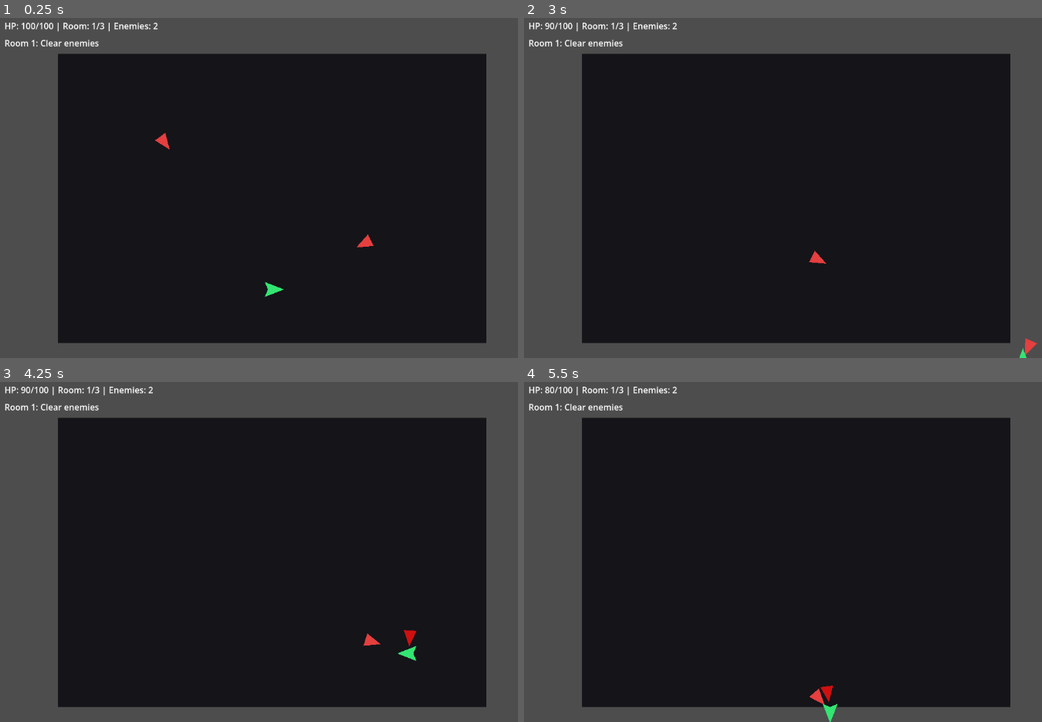
Above: before the commit, frames 1-4 (two rows, left to right).
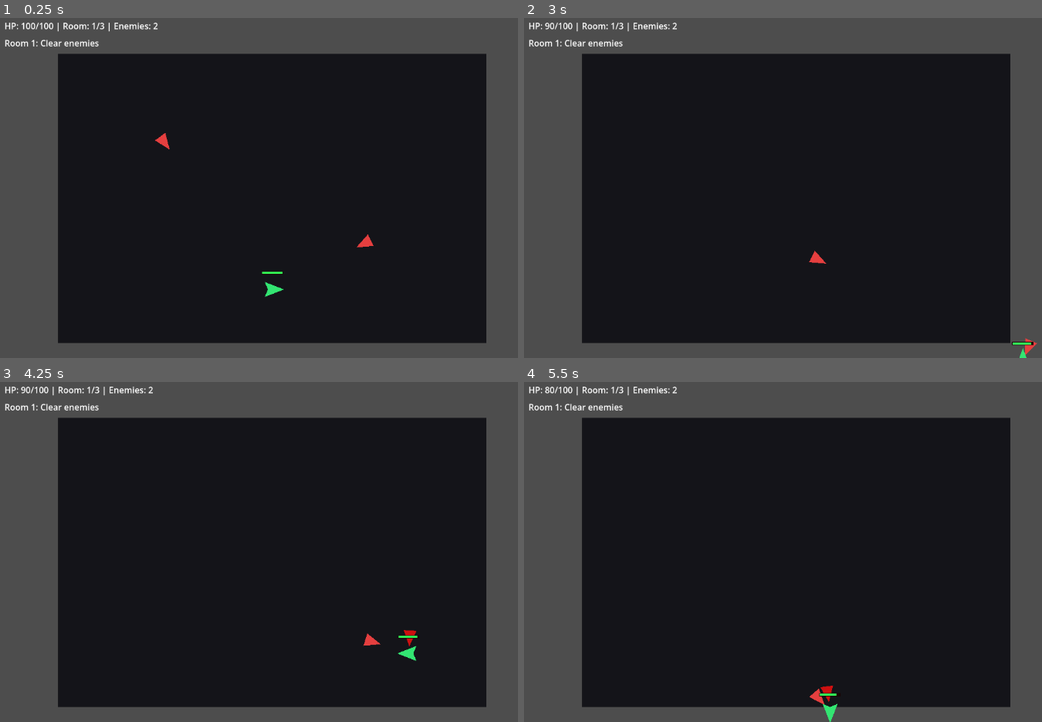
Above: after the commit, the same moments.

Repository: DGoat/Project-A
Game: Godot game, scene res://scenes/Main.tscn
The game is run twice, just before and just after one commit, with the same random seed, the same clock (stepped at 60 frames per second) and the same inputs.
Inputs (mouse positions are in pixels of both pictures, inside the frame that each line leads up to):
- Up to frame 1 (0.25 s): no input
- Up to frame 2 (3 s): move the mouse to (964, 167) at 0.52 s; hold D (move_right) 0.53-1.28 s; click (964, 167) at 0.6 s; move the mouse to (705, 201) at 1.27 s; hold S (move_down) 1.28-2.03 s; click (705, 201) at 1.35 s; move the mouse to (886, 109) at 2.02 s; hold D (move_right) 2.03-2.78 s; tap Space (dash) at 2.1 s; click (886, 109) at 2.3 s; tap Enter at 2.75 s; move the mouse to (793, 252) at 2.77 s; hold W (move_up) from 2.78 s (still down); tap 1 at 2.85 s
- Up to frame 3 (4.25 s): click (269, 616) at 3.05 s; move the mouse to (486, 599) at 3.52 s; release W (move_up) at 3.53 s; hold A (move_left) from 3.53 s (still down); hold 2 from 3.53 s (still down); click (486, 599) at 3.8 s
- Up to frame 4 (5.5 s): move the mouse to (643, 497) at 4.27 s; release 2 at 4.28 s; tap 3 at 4.35 s; click (643, 497) at 4.55 s; move the mouse to (855, 548) at 5.02 s; release A (move_left) at 5.03 s; hold S (move_down) from 5.03 s (still down); click (855, 548) at 5.1 s

The runs differ from the first frame. In frame 1, less than 0.1% of the frame differs, in the area x 50-55%, y 74-76%; in frame 2, less than 0.1%, in the area x 94-99%, y 95-97%; in frame 3, less than 0.1%; in frame 4, less than 0.1%.

Commit message:
Improve player readability in Godot demo

Diff:
--- a/demos/demo-godot-001-action-roguelite/scenes/Player.tscn
+++ b/demos/demo-godot-001-action-roguelite/scenes/Player.tscn
@@ -18,6 +18,25 @@
 [node name="CollisionShape2D" type="CollisionShape2D" parent="."]
 shape = SubResource("CircleShape2D_body")
 
+[node name="HealthBarBg" type="ColorRect" parent="."]
+offset_left = -20.0
+offset_top = -34.0
+offset_right = 20.0
+offset_bottom = -28.0
+color = Color(0.1, 0.02, 0.02, 1)
+
+[node name="HealthBarFill" type="ColorRect" parent="."]
+offset_left = -19.0
+offset_top = -33.0
+offset_right = 19.0
+offset_bottom = -29.0
+color = Color(0.2, 1, 0.35, 1)
+
+[node name="AttackPreview" type="Polygon2D" parent="."]
+visible = false
+color = Color(1, 0.85, 0.2, 0.45)
+polygon = PackedVector2Array(32, 0, 22, -22, -22, -22, -32, 0, -22, 22, 22, 22)
+
 [node name="AttackArea" type="Area2D" parent="."]
 collision_mask = 2
 
--- a/demos/demo-godot-001-action-roguelite/scripts/player.gd
+++ b/demos/demo-godot-001-action-roguelite/scripts/player.gd
@@ -26,11 +26,14 @@
 var dead := false
 
 @onready var body := $Body
+@onready var health_bar_fill := $HealthBarFill
+@onready var attack_preview := $AttackPreview
 @onready var attack_area := $AttackArea
 @onready var attack_shape := $AttackArea/CollisionShape2D
 
 func _ready() -> void:
 	attack_area.body_entered.connect(_on_attack_body_entered)
+	_update_health_bar()
 	health_changed.emit(hp, max_hp)
 
 func _physics_process(delta: float) -> void:
@@ -63,14 +66,19 @@
 func attack() -> void:
 	attack_cooldown_time = attack_cooldown
 	attack_area.position = facing * attack_range
+	attack_preview.position = attack_area.position
+	attack_preview.visible = true
 	attack_shape.disabled = false
 	await get_tree().create_timer(0.08).timeout
 	attack_shape.disabled = true
+	if is_instance_valid(attack_preview):
+		attack_preview.visible = false
 
 func take_damage(amount: int) -> void:
 	if dead:
 		return
 	hp = max(0, hp - amount)
+	_update_health_bar()
 	health_changed.emit(hp, max_hp)
 	if hp == 0:
 		dead = true
@@ -94,6 +102,7 @@
 
 func heal(amount: int) -> void:
 	hp = min(max_hp, hp + amount)
+	_update_health_bar()
 	health_changed.emit(hp, max_hp)
 
 func _on_attack_body_entered(body_node: Node2D) -> void:
@@ -112,5 +121,9 @@
 		heal(heal_on_kill)
 	enemy_killed.emit()
 
+func _update_health_bar() -> void:
+	var ratio := float(hp) / float(max_hp)
+	health_bar_fill.offset_right = -19.0 + 38.0 * ratio
+
 func _update_visuals() -> void:
 	body.rotation = facing.angle()
Not shown, changed: demos/demo-godot-001-action-roguelite/dev-log.md
Not shown, changed: demos/demo-godot-001-action-roguelite/issue-tracker.md
Not shown, added: demos/demo-godot-001-action-roguelite/specs/spec-001-player-readability.md
